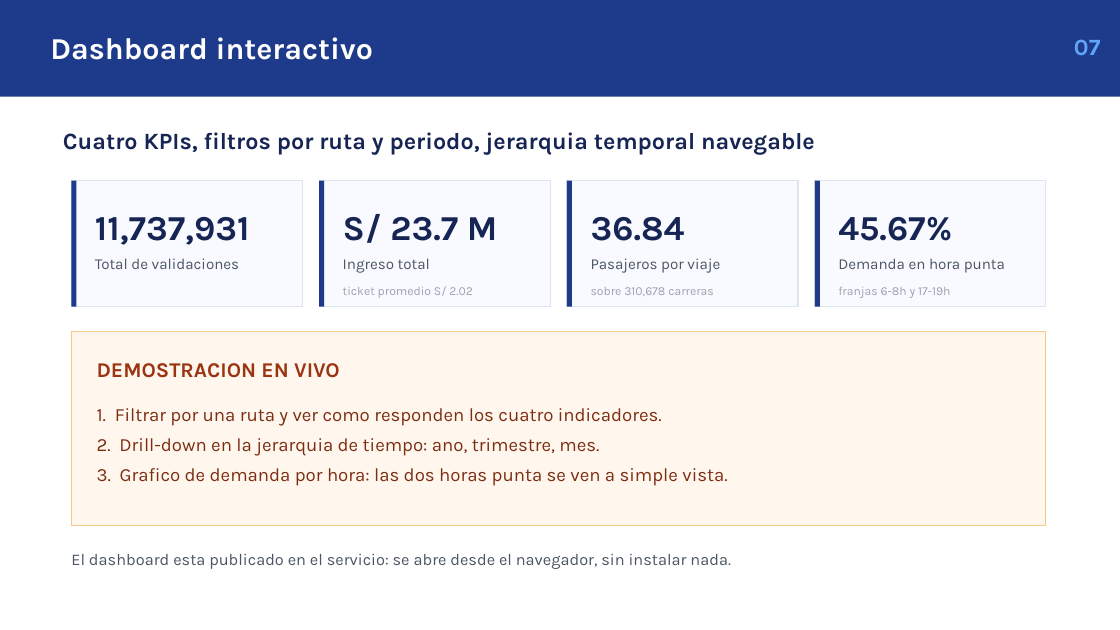
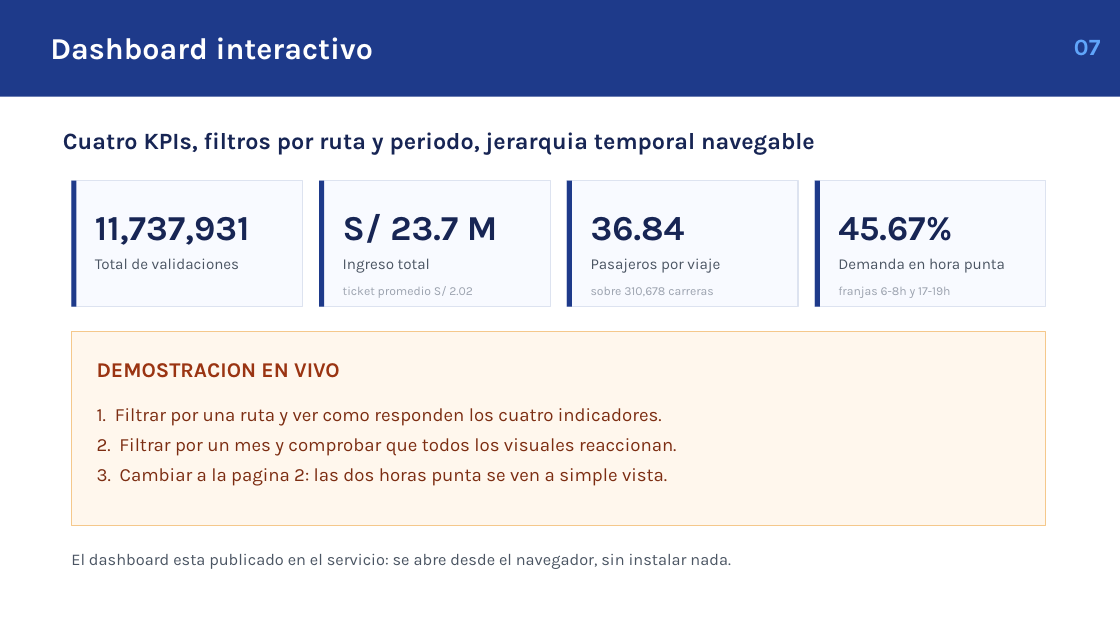
Before and after one commit to Jona-cta/bi-demanda-transporte-urbano, a slide deck: slide 7 of ppt/Exposicion_Proyecto_Final.pptx. Drawn at 1120x630 pixels with LibreOffice and Linux fonts; fonts in the diff are those of the drawing. Boxes give left, top, right and bottom in pixels: in the first picture for what was removed or moved away, otherwise in the second. Text is boxed around its words. In the diff, an @@ line names an element or a change of style, - is before the commit and + after.

Commit message:
Se corrige el alcance de la navegacion temporal y se retiran las notas del PPT
El informe y la presentacion describian un drill-down por jerarquia de tiempo
que el dashboard no implementa: los visuales de serie temporal se excluyeron
por el problema de cobertura documentado en la seccion 6.6. Se sustituye por
la navegacion que si existe, mediante el segmentador de periodo.

```diff
--- a/ppt/Exposicion_Proyecto_Final.pptx
+++ b/ppt/Exposicion_Proyecto_Final.pptx
@@ text at [97, 438, 676, 486]: text changed @@
-2. Drill-down en la jerarquia de tiempo: ano, trimestre, mes.
-3. Grafico de demanda por hora: las dos horas punta se ven a simple vista.
+2. Filtrar por un mes y comprobar que todos los visuales reaccionan.
+3. Cambiar a la pagina 2: las dos horas punta se ven a simple vista.
```
Also in this commit, not shown: 4 other files.
